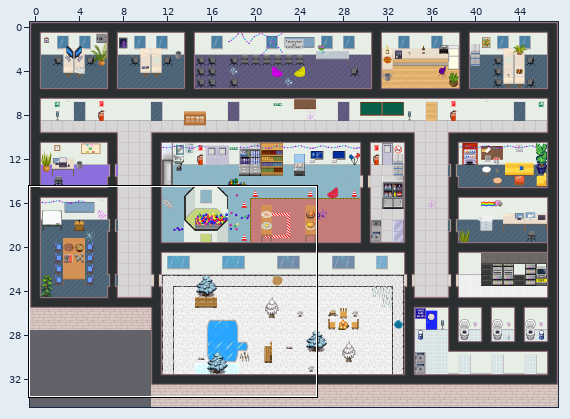
Level history. Tiled map (JSON): map.tmj. The first picture is a wide view before the edit; the outline marks the close-up.
Close-up. Old version:
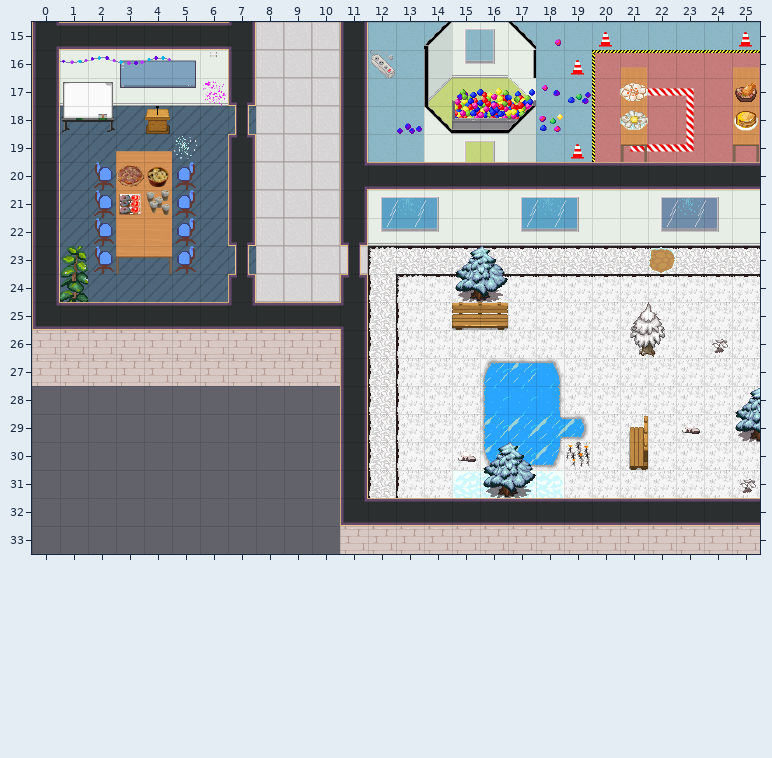
Cells are 32x32 px. Shown: x 0..25, y 15..33. The commit also changed other parts of the map, which this record leaves out.
And afterwards:
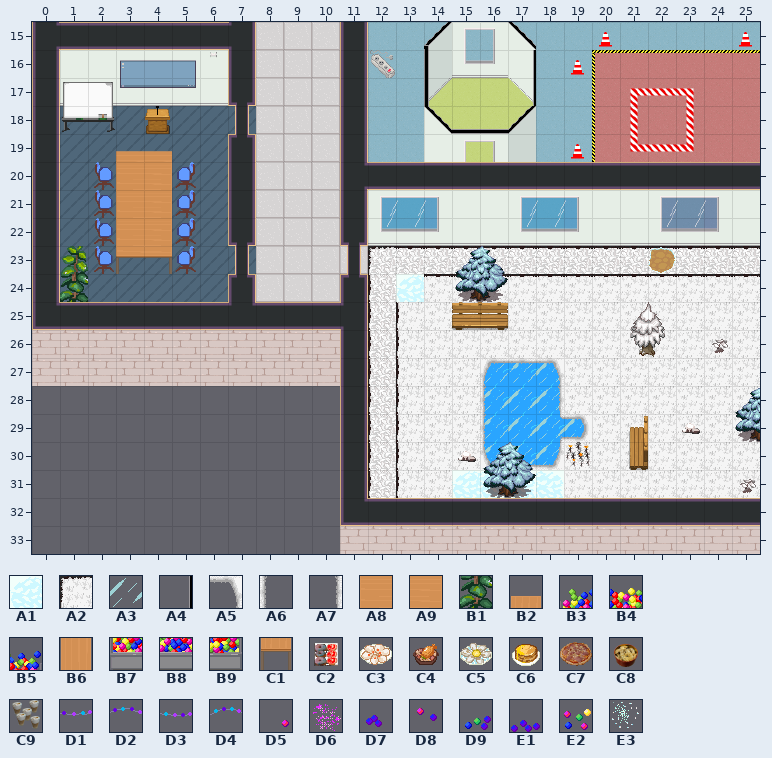
Key: from "Chunk 1": A1 25, A2 65, A3 72, A4 116, A5 158, A6 169, A7 170; from "Chunk 2": A8 31, A9 32, B1 37, B2 57, B3 58, B4 59, B5 60, B6 61, B7 62, B8 63, B9 64, C1 65, C2 82, C3 120, C4 121, C5 122, C6 123, C7 124, C8 125, C9 126, D1 136, D2 137, D3 138, D4 139, D5 140, D6 143, D7 144, D8 145, D9 146, E1 147, E2 148, E3 149.
__ is an empty cell.
Tiles of an added or newly shown layer are drawn over the layers below it.
Edits made:
Layer "Winteroverlay Boden" (added):
y 24: x 13 __ -> A1
y 27: x 18 __ -> A3
y 28: x 16..18 __ __ __ -> A3 A3 A3
Layer "walls":
y 24: x 13 A2 -> __
Layer "tileDetails":
y 27: x 18 A5 -> __
y 28: x 16 A6 -> __; x 18 A7 -> __
Layer "Winterdetails" (added):
y 27: x 18 __ -> A5
y 28: x 16 __ -> A6; x 18 __ -> A7
Layer "inventory_1" (now shown):
y 20..21: x 3..4 __ __ -> A8 A9
y 24: x 1 __ -> B1
Layer "party_inventory_1" (now hidden):
y 16: x 21 B2 -> __; x 25 B2 -> __
y 17: x 15..17 B3 B4 B5 -> __ __ __; x 21 B6 -> __; x 25 B6 -> __
y 18: x 15..17 B7 B8 B9 -> __ __ __; x 21 B6 -> __; x 25 B6 -> __
y 19: x 21 C1 -> __; x 25 C1 -> __
y 20..21: x 3..4 A8 A9 -> __ __
Layer "party_inventory_2" (now hidden):
y 17: x 21 C3 -> __; x 25 C4 -> __
y 18: x 21 C5 -> __; x 25 C6 -> __
y 20: x 3..4 C7 C8 -> __ __
y 21: x 3..4 C2 C9 -> __ __
Layer "party_inventory_3" (now hidden):
y 15: x 18 D5 -> __
y 16: x 1..4 D1 D2 D3 D4 -> __ __ __ __
y 17: x 6 D6 -> __; x 15 D7 -> __; x 18..19 D8 D9 -> __ __
y 18: x 13 E1 -> __; x 18 E2 -> __
y 19: x 5 E3 -> __
y 21: x 13 E3 -> __; x 18 E3 -> __; x 23 E3 -> __
Layer "party_Bällebad" (now hidden):
y 17: x 15..17 B3 B4 B5 -> __ __ __
y 18: x 15..17 B7 B8 B9 -> __ __ __
Layer "wallsFront":
y 17: x 17 __ -> A4
